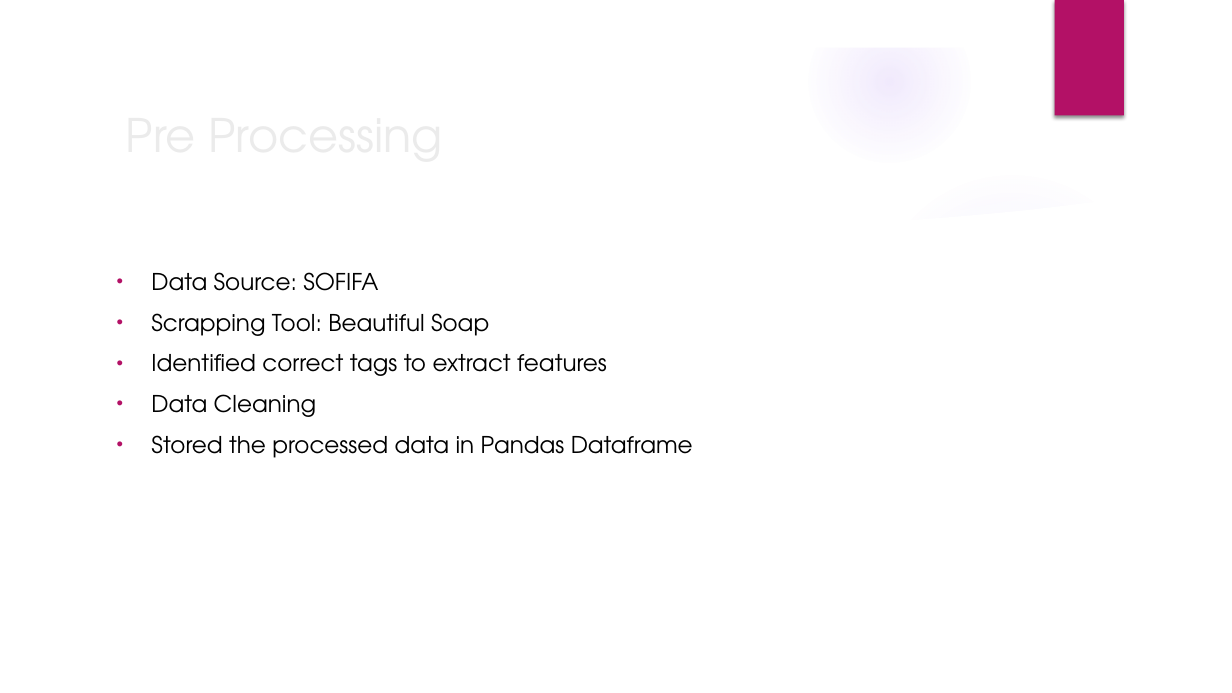
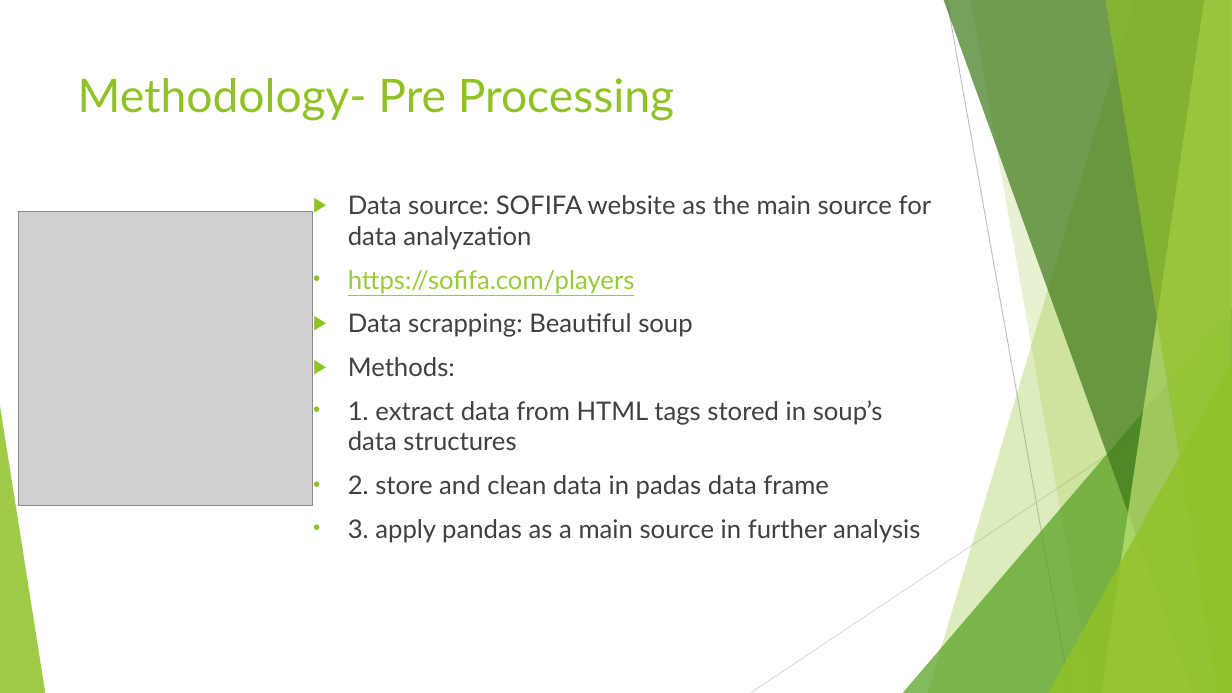
Before and after one commit to sharax/ECE_143_Group_11, a slide deck: slide 3 of ECE_143.pptx. Drawn at 1232x693 pixels with LibreOffice and Linux fonts; fonts in the diff are those of the drawing; grey boxes stand for pictures; background and template pictures are left out. Boxes give left, top, right and bottom in pixels: in the first picture for what was removed or moved away, otherwise in the second. Text is boxed around its words. In the diff, an @@ line names an element or a change of style, - is before the commit and + after.

```diff
--- a/ECE_143.pptx
+++ b/ECE_143.pptx
@@ group removed at (x1=0, y1=0, x2=1232, y2=693): 5 ellipses, 3 freeform shapes @@
@@ rectangle removed at (x1=1055, y1=0, x2=1124, y2=116) @@
@@ title "Methodology- Pre Processing" at (x1=78, y1=78, x2=674, y2=121): vertical alignment middle to top @@
@@ title at (x1=78, y1=78, x2=674, y2=121): text changed; font TeX Gyre Adventor to Lato; text colour #EBEBEB to #90C226 @@
-Pre Processing
+Methodology- Pre Processing
@@ text added at (x1=348, y1=195, x2=932, y2=543), 20 pt, text #404040 @@
+▶ Data source: SOFIFA website as the main source for data analyzation
+• https://sofifa.com/players
+▶ Data scrapping: Beautiful soup
+▶ Methods:
+• 1. extract data from HTML tags stored in soup’s data structures
+• 2. store and clean data in padas data frame
+• 3. apply pandas as a main source in further analysis
@@ picture added at (x1=18, y1=212, x2=313, y2=506) @@
@@ text removed at (x1=151, y1=272, x2=693, y2=458) @@
-• Data Source: SOFIFA
-• Scrapping Tool: Beautiful Soap
-• Identified correct tags to extract features
-• Data Cleaning
-• Stored the processed data in Pandas Dataframe
@@ group added at (x1=0, y1=0, x2=1232, y2=693): 5 freeform shapes, 3 triangles, 2 lines @@
```
Also in this commit, not shown: 11 other slides changed, 6 slides added, 7 slides removed.
